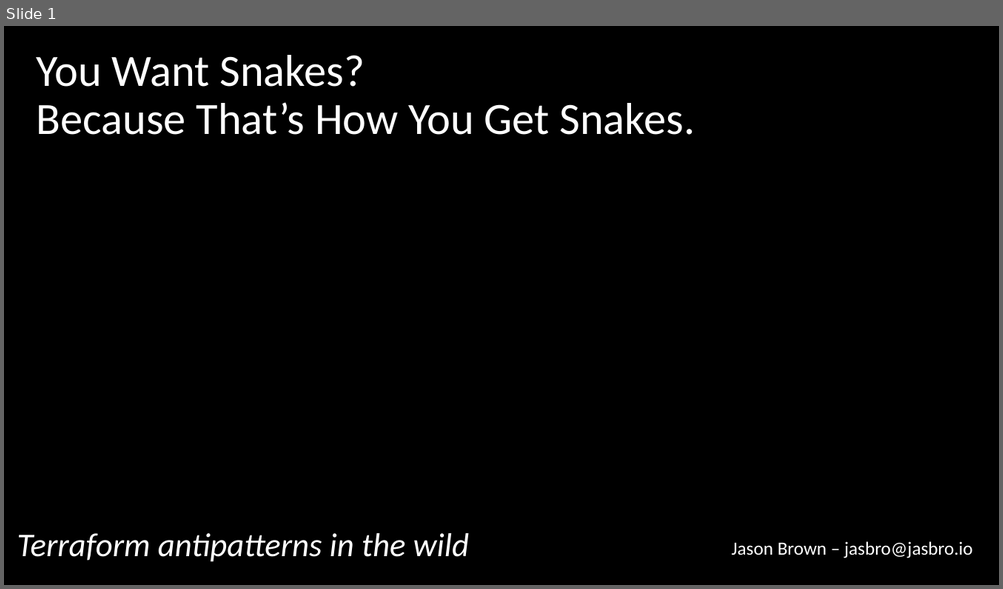
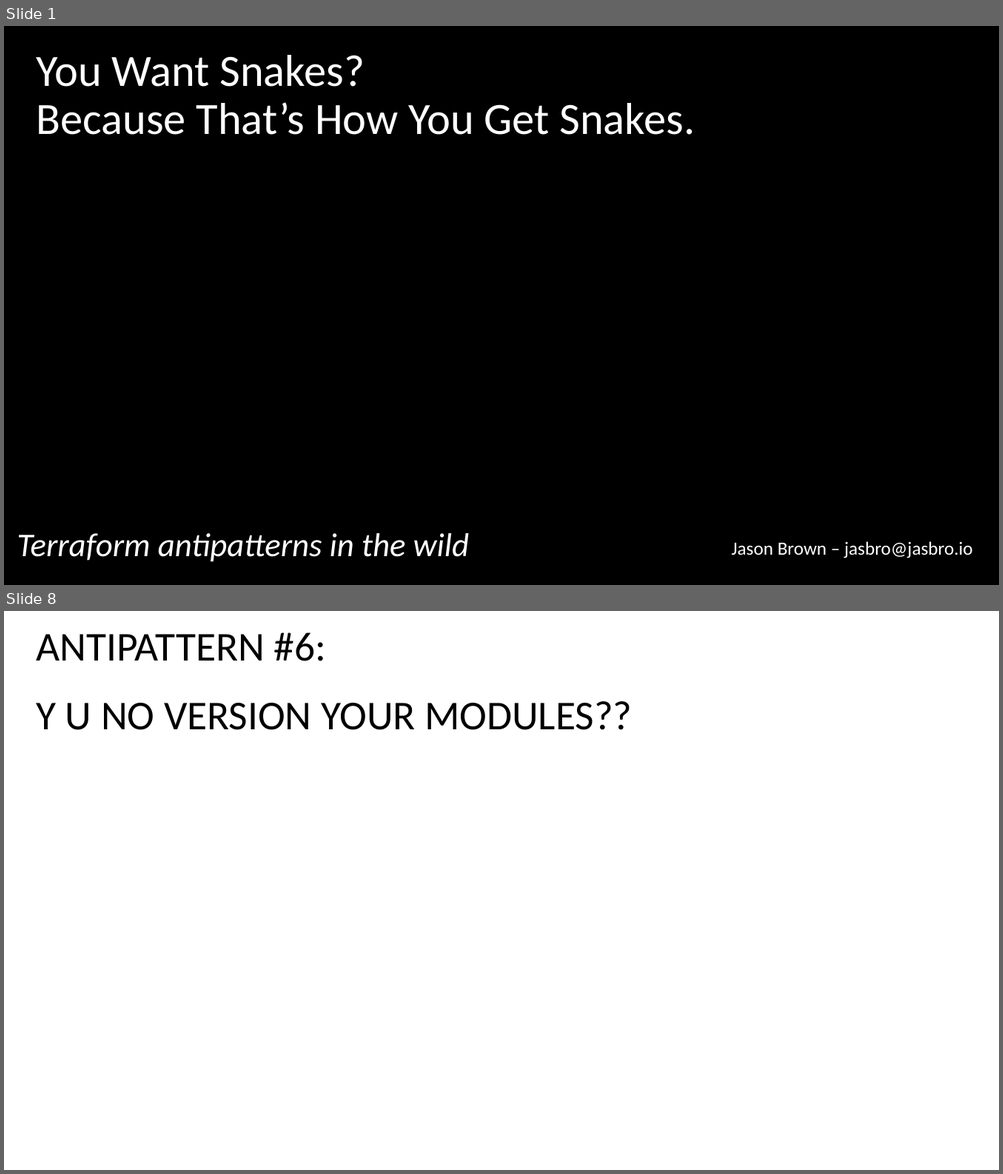
Before and after one commit to stopthatastronaut/Speaking, a slide deck: TerraformAntiPatterns/SNAKES.EVERYWHERE.pptx. Shown one above the other, each under a label of ours: slide 1 before the commit, slides 1 and 8 after it; the slides between them are not shown. The pictures are 1003x589 and 1003x1174 pixels, drawn with LibreOffice and Linux fonts; fonts in the diff are those of the drawing; background and template pictures are left out. Boxes give left, top, right and bottom in pixels: in the first picture for what was removed or moved away, otherwise in the second. Text is boxed around its words. In the diff, an @@ line names an element or a change of style, - is before the commit and + after.

```diff
--- a/TerraformAntiPatterns/SNAKES.EVERYWHERE.pptx
+++ b/TerraformAntiPatterns/SNAKES.EVERYWHERE.pptx
@@ slide 8 added at (4,611,999,1170), background picture (left out) @@
@@ text added at (36,632,632,730), 39.6 pt, text #000000 @@
+ANTIPATTERN #6:
+Y U NO VERSION YOUR MODULES??
```
Also in this commit, not shown: 6 other slides added, 4 other files.
